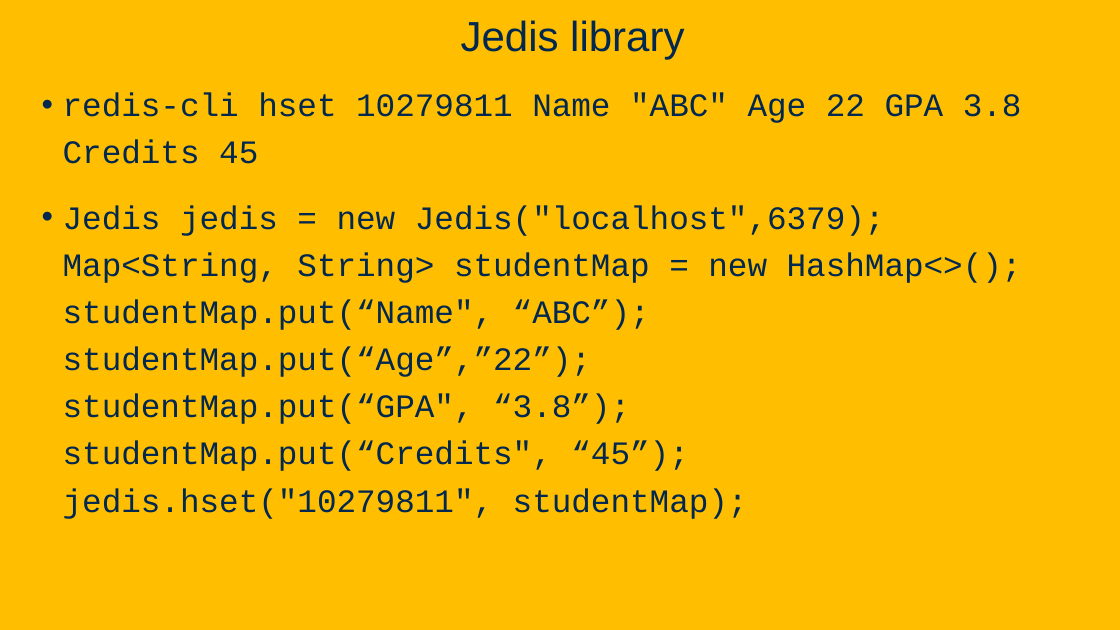
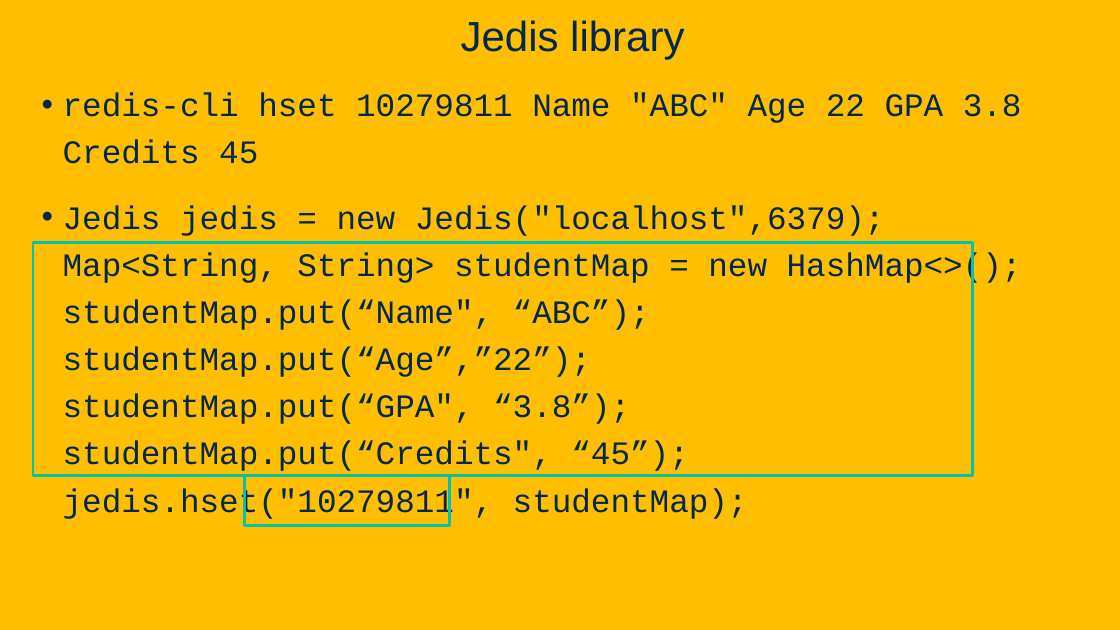
Before and after one commit to davsec-teaching/ecs160-f25, a slide deck: slide 17 of slides/databases_and_redis.pptx. Drawn at 1120x630 pixels with LibreOffice and Linux fonts; fonts in the diff are those of the drawing; background and template pictures are left out. Boxes give left, top, right and bottom in pixels: in the first picture for what was removed or moved away, otherwise in the second. Text is boxed around its words. In the diff, an @@ line names an element or a change of style, - is before the commit and + after.

```diff
--- a/slides/databases_and_redis.pptx
+++ b/slides/databases_and_redis.pptx
@@ rectangle added at (33, 243, 972, 476), outline #00C4B2 2.25 pt @@
@@ rectangle added at (245, 476, 450, 526), outline #00C4B2 2.25 pt @@
```
Also in this commit, not shown: 1 other slide changed, 1 other file.
